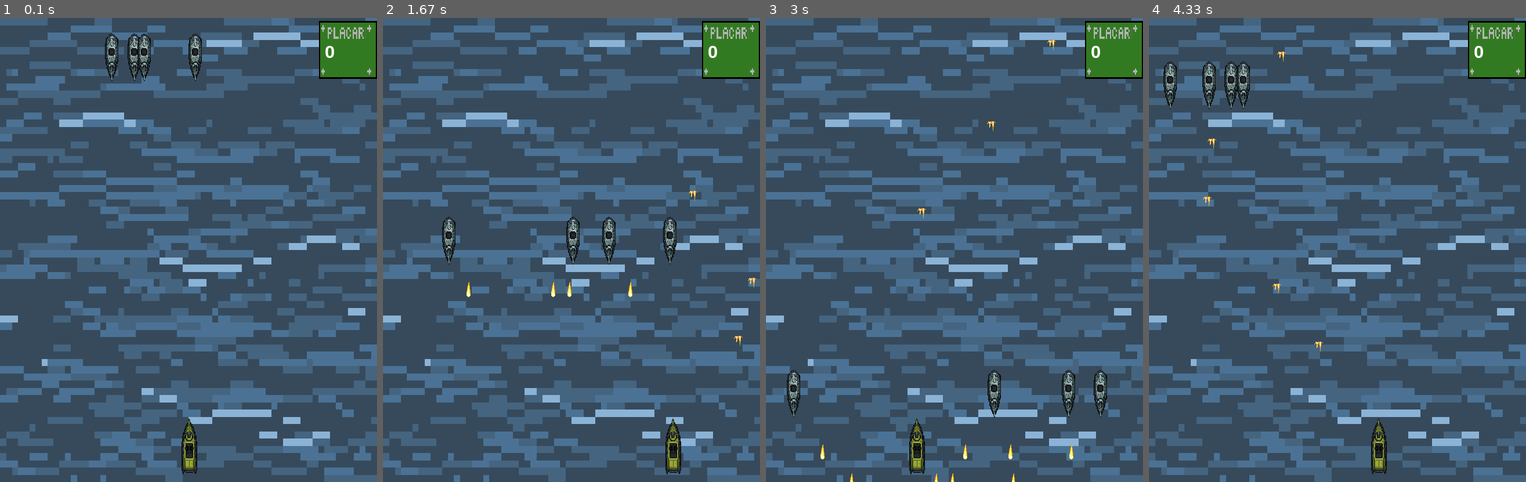
Above: before the commit, frames 1-4 (left to right).
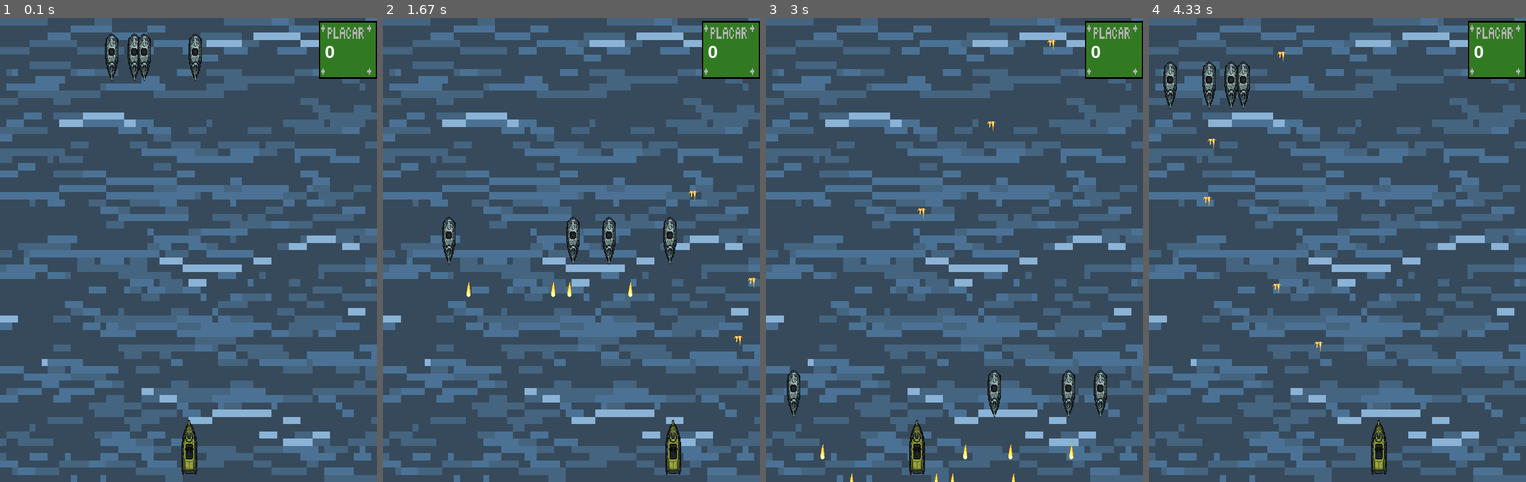
Above: after the commit, the same moments.

Repository: carneirogabrielly/Navy-Assault-Pygame-
Game: pygame game, started from Venancio(dev1).py
Two runs of this game, one before a commit and one after it. Both use one fixed random seed, a clock stepped at 60 frames per second and the inputs below.
Inputs:
- Up to frame 1 (0.1 s): no input
- Up to frame 2 (1.67 s): hold Right 0.33-0.8 s; hold Right 0.83-1.3 s; tap Space at 0.9, 1.2, 1.4 s; hold Left from 1.33 s (still down)
- Up to frame 3 (3 s): tap Space at 1.7, 1.97, 2.27 s; release Left at 1.87 s; hold Left 1.9-2.3 s
- Up to frame 4 (4.33 s): hold Left 3-3.47 s; tap Space at 3.07, 3.37, 3.57, 3.87, 4.07 s; hold Right 3.5-3.97 s; hold Right from 4 s (still down)

The runs differ from the first frame. In frame 1, 0.2% of the frame differs, in the area x 48-53%, y 86-99%; in frame 2, 0.2%; in frame 3, 0.2%; in frame 4, 0.2%.

Commit message:
animação feita

Diff:
--- a/João(dev2).py
+++ b/João(dev2).py
@@ -57,7 +57,7 @@
 
 for i in range(3):
     arquivo = f'Imagens/Barco_jogador/Barco/anim_barco_jogador_{i}.png '
-    imagem = pygame.image.load(arquivo).convert()
+    imagem = pygame.image.load(arquivo).convert_alpha()
     imagem = pygame.transform.scale(imagem,(largura_jogador,comprimento_jogador))
     anim_tiro_jogador.append(imagem)
 
@@ -126,9 +126,7 @@
         self.all_sprites.add(novo_tiro)
         self.todos_tiros.add(novo_tiro)
 
-    def canhao(self):
-        tiro = canhao_anim(jogador.rect.center , assets)
-        all_sprites.add(tiro)
+
 
 
 class Tiro(pygame.sprite.Sprite):
@@ -181,20 +179,20 @@
 
 
 class canhao_anim(pygame.sprite.Sprite):
-    def __init__(self,centro,assets):
+    def __init__(self,centro,assets,velocidadex):
         pygame.sprite.Sprite.__init__(self)
 
         self.animacao = assets['anim_tiro_jogador']
-
         self.frame = 0
         self.image = self.animacao[self.frame]
+        self.mask = pygame.mask.from_surface(self.image)
         self.rect = self.image.get_rect()
         self.rect.center =  centro
-
+        self.speedx = velocidadex
         self.ultima_vez = pygame.time.get_ticks()
 
 
-        self.temporizador = 25
+        self.temporizador = 10
 
     def update(self):
         agora = pygame.time.get_ticks()
Binary file changed: Imagens/Barco_jogador/Barco/Barco_amigo.png
Binary file added: Imagens/Barco_jogador/Barco/Barco_amigo2.png
